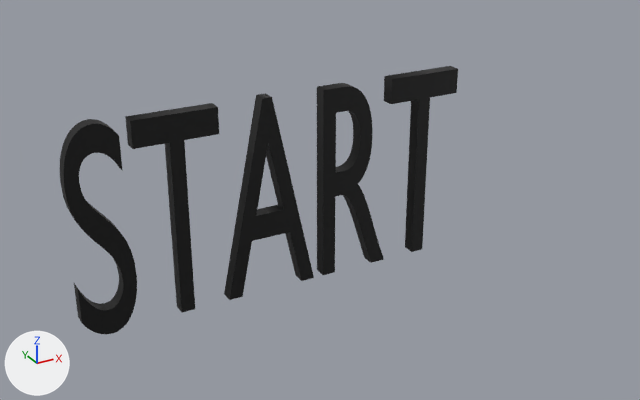
The Blender file Resources/Model/SignBoard/letterModel_.blend, before and after one commit.
Before and after are seen from a 50 mm camera at (-0.512, -1.055, 0.503) aimed at (0.078, 0.018, -0.033). The lights are fixed; the arrows at lower left show +X, +Y and +Z. Text is drawn in Blender's own font.

Names of what the first picture shows: 'テキスト'.
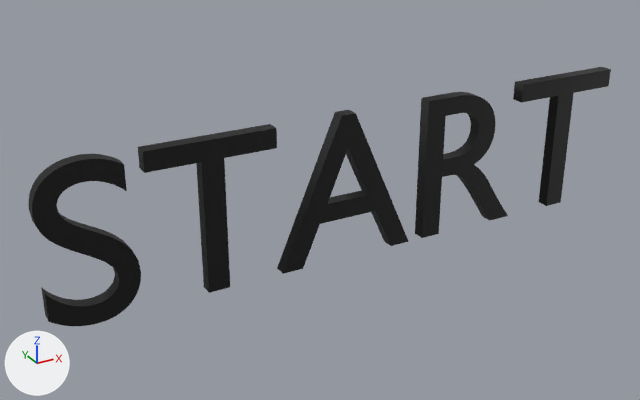
Where the change shows, as pixel boxes (x1, y1, x2, y2) in the pictures (640 x 400 px):
'テキスト', reshaped, rescaled (46% wider)
    before: (60, 66, 458, 334)
    after: (28, 67, 611, 326)

Edits to the bpy script that builds the scene:
```text
Change txt_テキスト:
    txt_テキスト.offset_x: -1.48 -> -1.062
    txt_テキスト.offset_y: -0.341 -> -0.375
Change ob_テキスト:
    ob_テキスト.scale: (0.208, 0.429, 1.0) -> (0.335, 0.335, 1.0)
```
